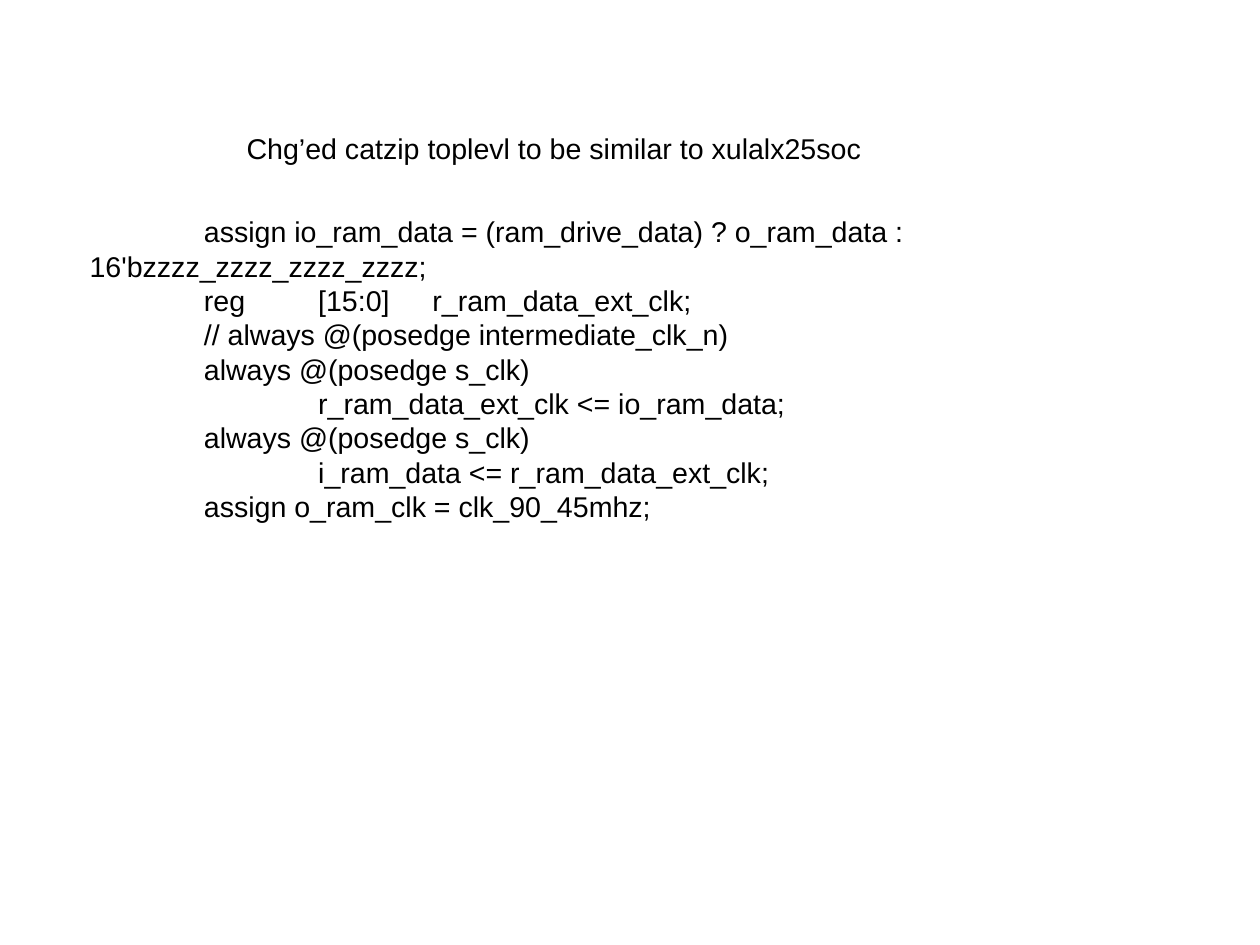
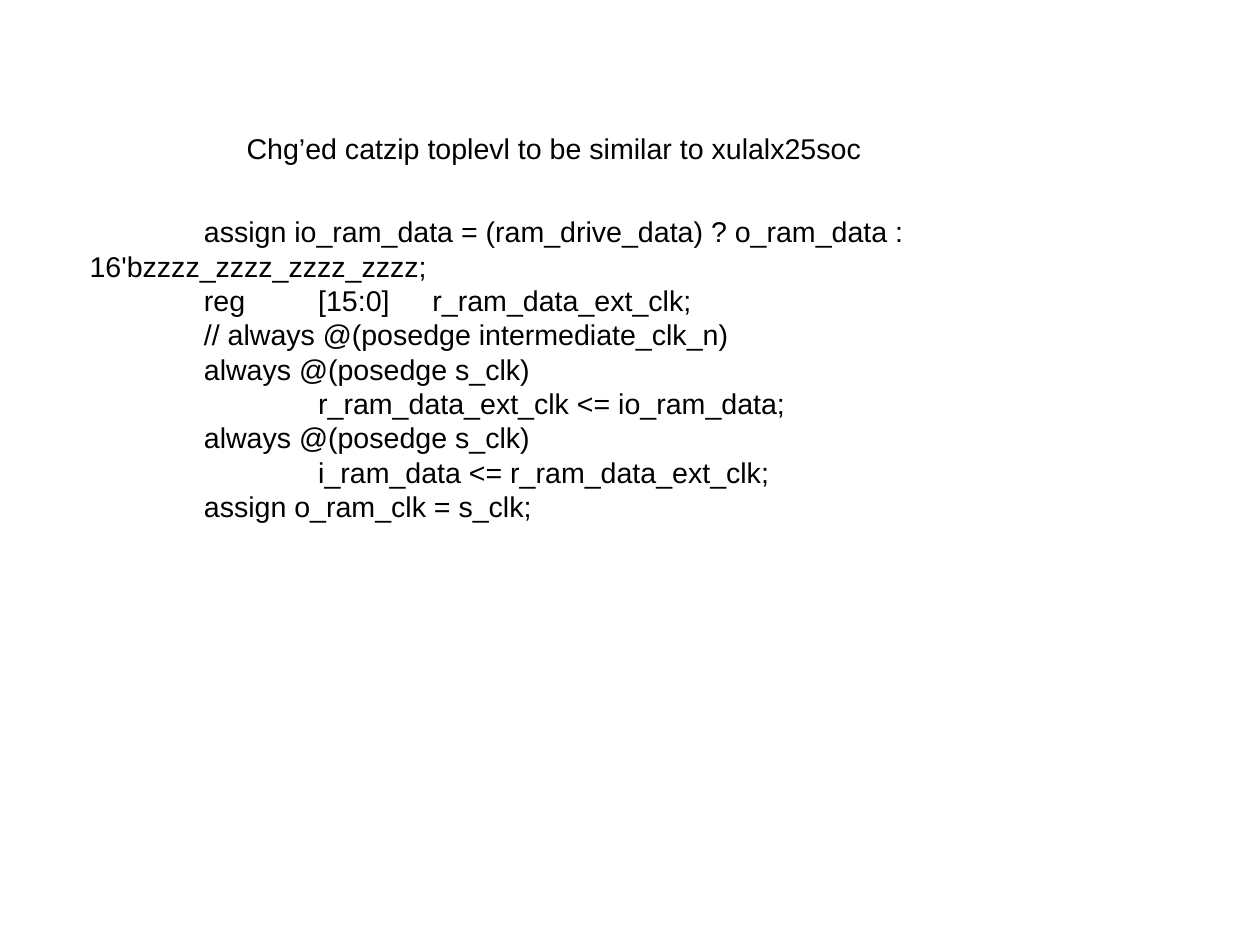
Before and after one commit to develone/learning_hdl, a slide deck: slide 3 of doc/sb_io.odp. Drawn at 1260x945 pixels with LibreOffice and Linux fonts; fonts in the diff are those of the drawing. Boxes give left, top, right and bottom in pixels: in the first picture for what was removed or moved away, otherwise in the second. Text is boxed around its words. In the diff, an @@ line names an element or a change of style, - is before the commit and + after.

```diff
--- a/doc/sb_io.odp
+++ b/doc/sb_io.odp
@@ text at (204, 496, 532, 522): text changed @@
-assign o_ram_clk = clk_90_45mhz;
+assign o_ram_clk = s_clk;
```
Also in this commit, not shown: 1 other file.
